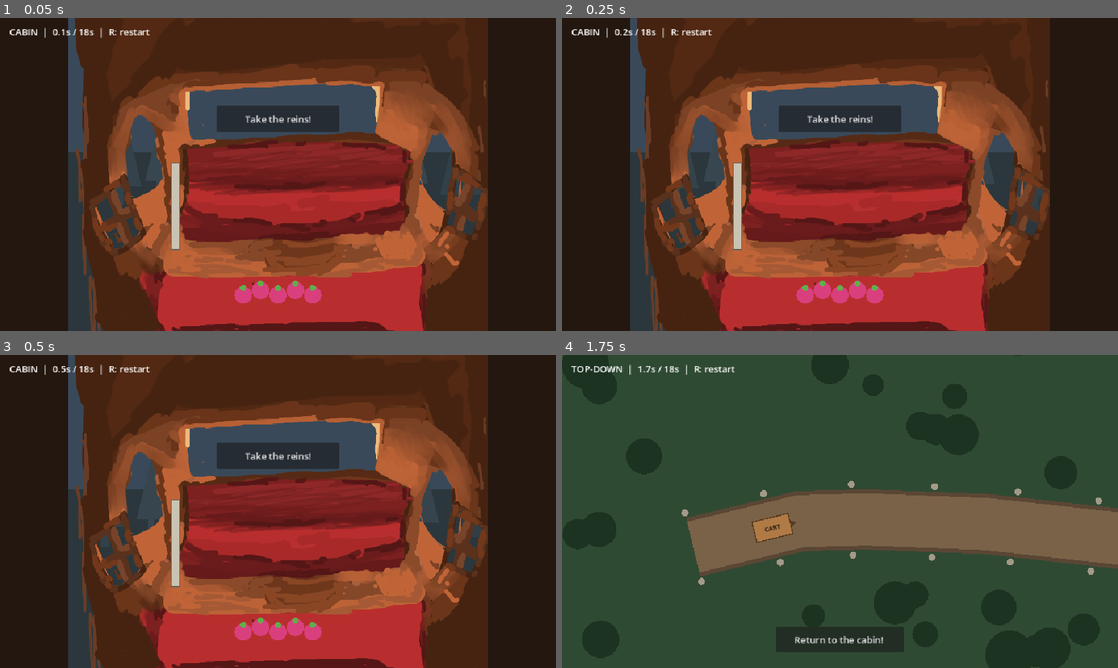
Above: before the commit, frames 1-4 (two rows, left to right).
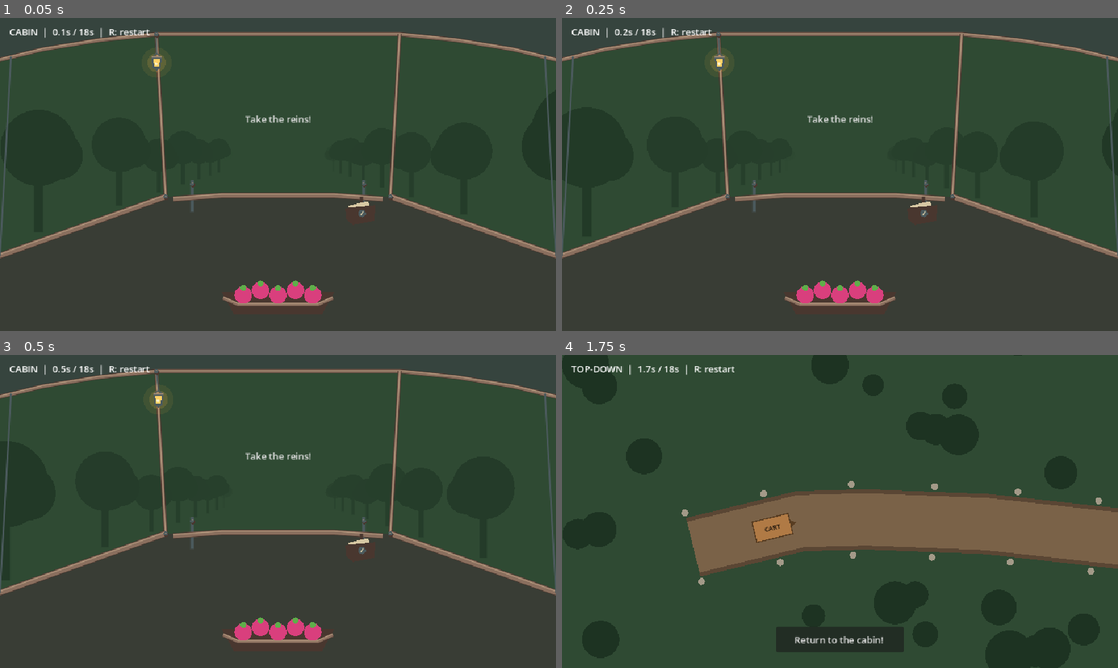
Above: after the commit, the same moments.

Repository: UnderstoodUseYourUsernameHere/carriage-delivery
Game: Godot game, scene res://scenes/delivery.tscn
Two runs of this game, one before a commit and one after it. Both use one fixed random seed, a clock stepped at 60 frames per second and the inputs below.
Inputs (mouse positions are in pixels of both pictures, inside the frame that each line leads up to):
- Up to frame 1 (0.05 s): no input
- Up to frame 2 (0.25 s): no input
- Up to frame 3 (0.5 s): no input
- Up to frame 4 (1.75 s): click "Take the reins!" at 0.5 s; tap Enter at 1.25 s; move the mouse to (962, 495) at 1.27 s; hold Right from 1.28 s (still down); tap Alt at 1.35 s; click (962, 495) at 1.42 s

The runs differ from the first frame. In frame 1, 96% of the frame differs, in the area x 0-100%, y 0-100%; in frame 2, 96%; in frame 3, 96%; in frame 4, nothing differs.

Commit message:
feat: attempted to add codedrawn cabin interior instead of art

Diff:
--- a/scenes/views/cabin_view.tscn
+++ b/scenes/views/cabin_view.tscn
@@ -2,7 +2,7 @@
 
 [ext_resource type="Script" uid="uid://iilfqncaw573" path="res://scripts/placeholders/placeholder_rect.gd" id="1_iee7j"]
 [ext_resource type="Script" uid="uid://b5dj01dt37j7" path="res://scripts/cabin/cabin_windows.gd" id="1_vdcu5"]
-[ext_resource type="Texture2D" uid="uid://rsrs547fsqgr" path="res://assets/art/cabin.png" id="2_vdcu5"]
+[ext_resource type="Script" uid="uid://cngapvdvltuoy" path="res://scripts/cabin/wagon.gd" id="3_7epd6"]
 [ext_resource type="Script" uid="uid://cm28jid5b76wc" path="res://scripts/delivery/fruit_pips.gd" id="3_dakot"]
 [ext_resource type="Script" uid="uid://tgt8xro6ncl" path="res://scripts/cabin/cabin_wings.gd" id="4_dakot"]
 
@@ -23,7 +23,7 @@
 grow_horizontal = 2
 grow_vertical = 2
 mouse_filter = 2
-color = Color(0.22352941, 0.28627452, 0.34901962, 1)
+color = Color(0.18431373, 0.2901961, 0.2, 1)
 script = ExtResource("1_vdcu5")
 
 [node name="OutsideSlot" type="Control" parent="." unique_id=1015463299]
@@ -50,11 +50,12 @@
 grow_horizontal = 2
 grow_vertical = 2
 mouse_filter = 2
-texture = ExtResource("2_vdcu5")
 expand_mode = 1
 stretch_mode = 5
+script = ExtResource("3_7epd6")
 
 [node name="CabinWings" type="Control" parent="." unique_id=1035943249 node_paths=PackedStringArray("cabin_art")]
+visible = false
 layout_mode = 1
 anchors_preset = 15
 anchor_right = 1.0
@@ -98,8 +99,6 @@
 offset_right = 40.0
 offset_bottom = 40.0
 pivot_offset = Vector2(303, 400)
-script = ExtResource("1_iee7j")
-placeholder_rect = Rect2(296, 250, 14, 150)
 
 [node name="TakeReins" type="Button" parent="." unique_id=590671901]
 layout_mode = 0
@@ -109,3 +108,4 @@
 offset_bottom = 197.0
 focus_mode = 0
 text = "Take the reins!"
+flat = true
--- a/scripts/cabin/cabin_windows.gd
+++ b/scripts/cabin/cabin_windows.gd
@@ -13,9 +13,9 @@
 		queue_redraw()
 
 const TREE_SPACING_PX := 150.0
-const GROUND := Color("#2b373c")
-const FAR_TREE := Color("43515b")
-const NEAR_TREE := Color("#17252b")
+const GROUND := Color("#2f4a33")
+const FAR_TREE := Color("29422e")
+const NEAR_TREE := Color("#1d3322")
 
 var _distance_px := 0.0
 
@@ -51,10 +51,7 @@
 
 		var tint := FAR_TREE.lerp(NEAR_TREE, k)
 		tint.a = alpha
-		var base := foot - Vector2(0.0, h * 0.16)
-		draw_line(foot, base, tint, maxf(1.0, h * 0.07))
-		draw_colored_polygon(PackedVector2Array([
-			foot - Vector2(0.0, h),
-			base + Vector2(h * 0.20, 0.0),
-			base - Vector2(h * 0.20, 0.0),
-		]), tint)
+		var crown := foot - Vector2(0.0, h * 0.53)
+		draw_line(foot, crown, tint, maxf(1.0, h * 0.055), true)
+		draw_circle(crown, h * 0.24, tint)
+		draw_circle(crown + Vector2(-side * h * 0.13, h * 0.05), h * 0.15, tint)
--- /dev/null
+++ b/scripts/cabin/wagon.gd
@@ -0,0 +1,153 @@
+@tool
+class_name LanternWagon
+extends TextureRect
+
+enum Piece { CABIN, SWORD }
+
+@export var piece: Piece = Piece.CABIN:
+	set(value):
+		piece = value
+		queue_redraw()
+
+const DESIGN := Vector2(960.0, 540.0)
+
+const DARK := Color("#49372f")
+const WOOD := Color("#8a6f5e")
+const TRIM := Color("#ae9279")
+const IRON := Color("#4b5a5d")
+const LAMP := Color("#ffd166")
+
+const CANVAS := Color("#36443e")
+const FOOTWELL := Color("#393d35")
+const PAPER := Color("#d7c8a3")
+
+var _road_px := 0.0
+
+func _ready() -> void:
+	resized.connect(queue_redraw)
+
+func set_road_distance(px: float) -> void:
+	if is_equal_approx(px, _road_px):
+		return
+
+	_road_px = px
+	queue_redraw()
+
+func _draw() -> void:
+	if texture != null or size.x <= 0.0 or size.y <= 0.0:
+		return
+
+	if piece == Piece.SWORD:
+		_draw_sword()
+		return
+
+	draw_set_transform(Vector2.ZERO, 0.0, size / DESIGN)
+	_draw_carriage()
+	_draw_lantern(Vector2(270, 28))
+
+func _draw_carriage() -> void:
+	var hem := PackedVector2Array([
+		Vector2(0, 72), Vector2(74, 54), Vector2(172, 38),
+		Vector2(270, 28), Vector2(690, 28), Vector2(788, 38),
+		Vector2(886, 54), Vector2(960, 72),
+	])
+	var hood := PackedVector2Array([Vector2(0, 0), Vector2(960, 0)])
+	for i in range(hem.size() - 1, -1, -1):
+		hood.append(hem[i])
+	draw_colored_polygon(hood, CANVAS)
+	_timber(hem, 5.0)
+
+	draw_colored_polygon(PackedVector2Array([
+		Vector2(0, 410), Vector2(286, 308), Vector2(674, 308),
+		Vector2(960, 410), Vector2(960, 540), Vector2(0, 540),
+	]), FOOTWELL)
+
+	for side: float in [-1.0, 1.0]:
+		var joint := Vector2(480.0 + side * 194.0, 308)
+		var near_end := Vector2(480.0 + side * 480.0, 410)
+		var upper := Vector2(480.0 + side * 210.0, 28)
+		_timber(PackedVector2Array([upper, joint]), 4.0)
+		_timber(PackedVector2Array([joint, near_end]), 8.0)
+		draw_line(Vector2(480.0 + side * 461.0, 67), near_end, IRON, 3.0, true)
+		_pin(joint)
+
+	for x: float in [332.0, 628.0]:
+		draw_line(Vector2(x, 280), Vector2(x, 334), IRON, 5.0, true)
+	_timber(PackedVector2Array([
+		Vector2(300, 312), Vector2(383, 306),
+		Vector2(577, 306), Vector2(660, 312)
+	]), 7.0)
+	_pin(Vector2(332, 286))
+	_pin(Vector2(628, 286))
+
+	draw_line(Vector2(624, 309), Vector2(624, 327), DARK, 5.0, true)
+	draw_colored_polygon(PackedVector2Array([
+		Vector2(601, 324), Vector2(635, 316), Vector2(641, 330),
+		Vector2(608, 337),
+	]), PAPER)
+	draw_colored_polygon(PackedVector2Array([
+		Vector2(596, 328), Vector2(648, 323), Vector2(646, 350),
+		Vector2(609, 357), Vector2(598, 347),
+	]), DARK)
+	var clasp := Vector2(625, 337)
+	draw_circle(clasp, 6.5, IRON)
+	draw_line(clasp + Vector2(-2, 3), clasp + Vector2(2, -3), PAPER, 1.5, true)
+
+	draw_colored_polygon(PackedVector2Array([
+		Vector2(383, 473), Vector2(577, 473), Vector2(556, 511),
+		Vector2(404, 511),
+	]), DARK)
+	_timber(PackedVector2Array([
+		Vector2(386, 483), Vector2(411, 494),
+		Vector2(549, 494), Vector2(574, 483),
+	]), 5.0)
+
+func _timber(points: PackedVector2Array, width_px: float) -> void:
+	var shadow := points.duplicate()
+	var lip := points.duplicate()
+	for i in range(points.size()):
+		shadow[i] + Vector2(1.5, 2.0)
+		lip[i] += Vector2(0.0, -width_px * 0.3)
+	draw_polyline(shadow, DARK, width_px + 2.0, true)
+	draw_polyline(points, WOOD, width_px, true)
+	draw_polyline(lip, TRIM, 1.5, true)
+
+func _pin(at: Vector2) -> void:
+	draw_circle(at + Vector2(1, 2), 4.0, DARK)
+	draw_circle(at, 3.5, IRON)
+	draw_line(at + Vector2(-1, -1), at + Vector2(1, -1), TRIM, 1.0, true)
+
+func _draw_lantern(hook: Vector2) -> void:
+	var sway := sin(_road_px / 34.0) * 4.0
+	var glass := hook + Vector2(sway, 49.0)
+
+	draw_circle(glass, 26.0, Color(1.0, 0.72, 0.28, 0.08))
+	draw_circle(glass, 16.0, Color(1.0, 0.72, 0.28, 0.16))
+
+	draw_line(hook, glass + Vector2(0, -15), IRON, 2.0, true)
+	draw_arc(glass + Vector2(0, -10), 5.0, PI, TAU, 12, IRON, 2.0, true)
+
+	draw_colored_polygon(PackedVector2Array([
+		glass + Vector2(-9, -10), glass + Vector2(9, -10),
+		glass + Vector2(7, 9), glass + Vector2(0, 14),
+		glass + Vector2(-7, 9),
+	]), IRON)
+	draw_colored_polygon(PackedVector2Array([
+		glass + Vector2(-6, -7), glass + Vector2(6, -7),
+		glass + Vector2(4, 7), glass + Vector2(-4, 7),
+	]), LAMP)
+	draw_line(glass + Vector2(-8, -10), glass + Vector2(8, -10), TRIM, 2.0, true)
+	draw_circle(glass + Vector2(-1, 2), 2.5, Color("#fff2c7"))
+	_pin(hook)
+
+func _draw_sword() -> void:
+	draw_colored_polygon(PackedVector2Array([
+		Vector2(12, 1), Vector2(17, 15), Vector2(15, 81),
+		Vector2(8, 81), Vector2(7, 15),
+	]), IRON)
+	draw_polyline(PackedVector2Array([
+		Vector2(12, 4), Vector2(9, 16), Vector2(10, 78),
+	]), Color("#bdc8bd"), 2.0, true)
+	draw_line(Vector2(3, 84), Vector2(21, 82), TRIM, 3.5, true)
+	draw_line(Vector2(12, 85), Vector2(12, 105), DARK, 5.0, true)
+	_pin(Vector2(12, 107))
--- a/scripts/delivery/delivery.gd
+++ b/scripts/delivery/delivery.gd
@@ -9,6 +9,7 @@
 @onready var _status: Label = $Overlay/Status
 @onready var _travel: PathFollow2D = $Exterior/RoadPath/Travel
 @onready var _windows: CabinWindows = $Overlay/CabinView/WindowBackdrop
+@onready var _wagon_skin: LanternWagon = $Overlay/CabinView/CabinArt
 @onready var _exterior: Node2D = $Exterior
 
 func _ready() -> void:
@@ -43,6 +44,7 @@
 func _present() -> void:
 	_travel.progress_ratio = _journey.progress_ratio()
 	_windows.set_road_distance(_travel.progress)
+	_wagon_skin.set_road_distance(_travel.progress)
 	_refresh_hud()
 
 func _refresh_hud() -> void:
Not shown, added: scripts/cabin/wagon.gd.uid
